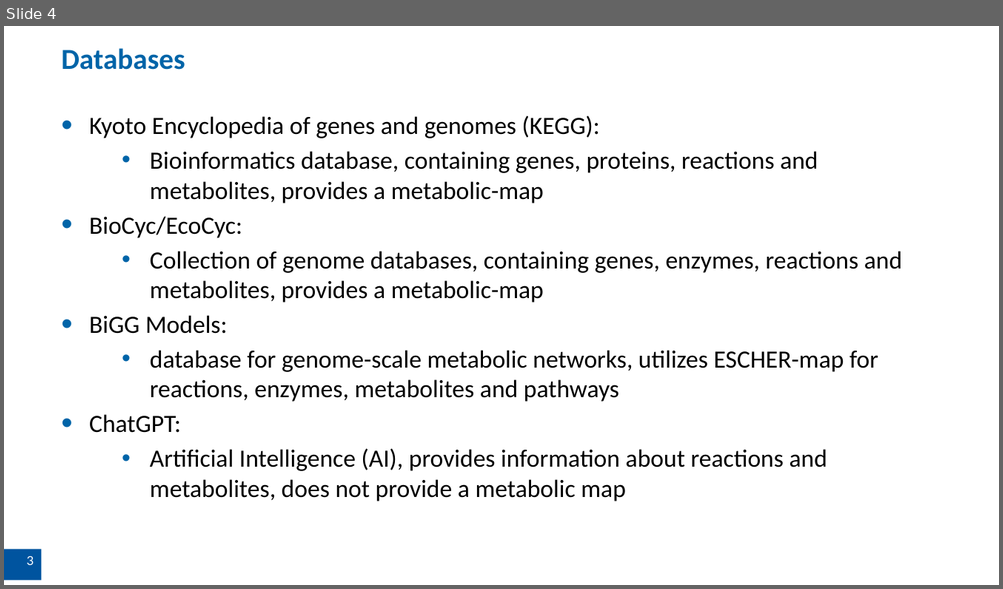
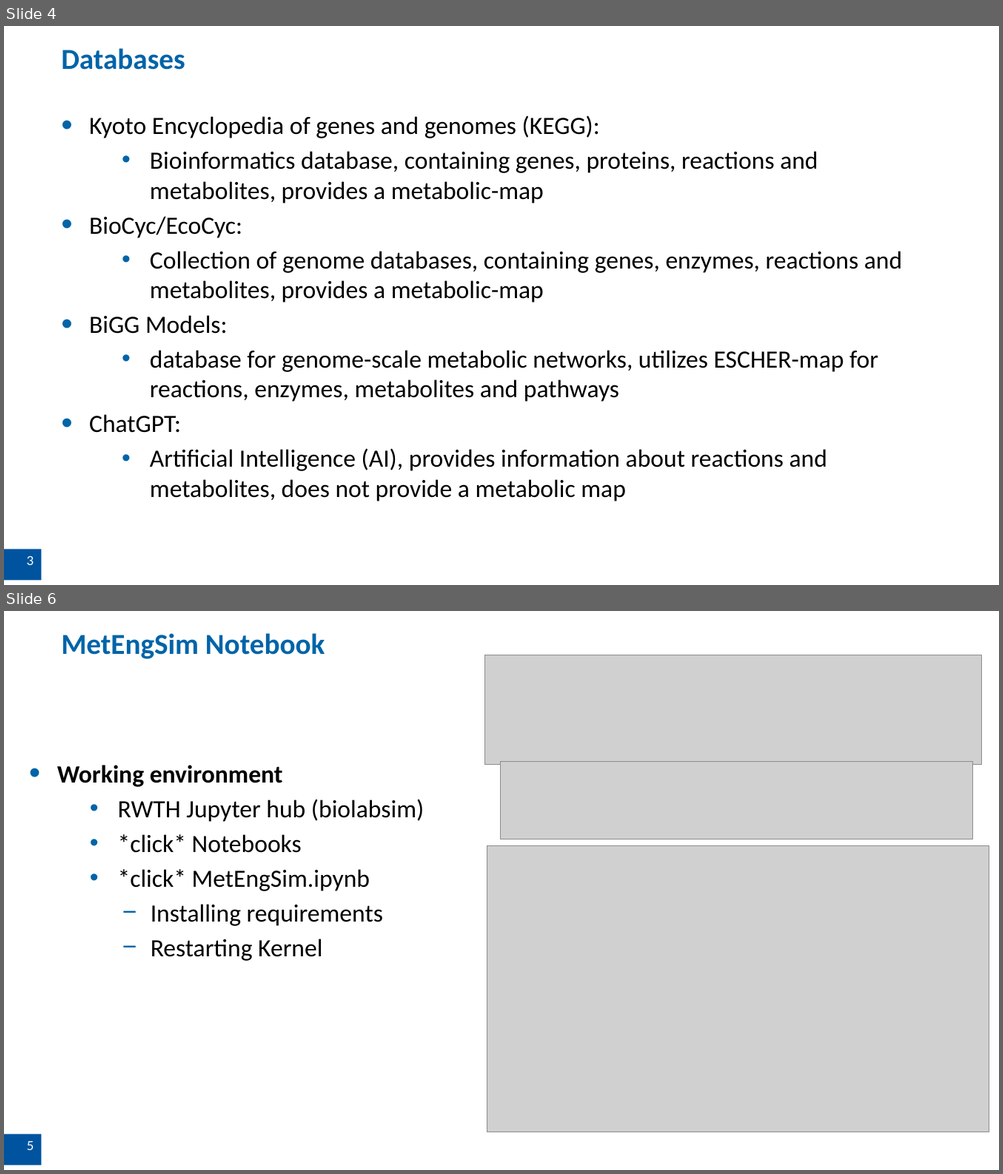
Before and after one commit to iAMB-RWTH-Aachen/BioLabSim, a slide deck: MetEngSim_Introduction.pptx. Shown one above the other, each under a label of ours: slide 4 before the commit, slides 4 and 6 after it; the slides between them are not shown. The pictures are 1003x589 and 1003x1174 pixels, drawn with LibreOffice and Linux fonts; fonts in the diff are those of the drawing; grey boxes stand for pictures; background and template pictures are left out. Boxes give left, top, right and bottom in pixels: in the first picture for what was removed or moved away, otherwise in the second. Text is boxed around its words. In the diff, an @@ line names an element or a change of style, - is before the commit and + after.

```diff
--- a/MetEngSim_Introduction.pptx
+++ b/MetEngSim_Introduction.pptx
@@ slide 6 added at [4, 611, 999, 1170], background #FFFFFF @@
@@ title added at [61, 633, 325, 659], 28 pt, text #0064A8, bold @@
+MetEngSim Notebook
@@ picture added at [485, 655, 982, 765] @@
@@ text added at [57, 765, 424, 961], 24 pt, text #000000 @@
+• Working environment
+  • RWTH Jupyter hub (biolabsim)
+  • *click* Notebooks
+  • *click* MetEngSim.ipynb
+    − Installing requirements
+    − Restarting Kernel
@@ picture added at [500, 762, 973, 840] @@
@@ picture added at [486, 846, 989, 1132] @@
@@ page number added at [4, 1135, 41, 1166], fill #00549F, 12 pt, text #FFFFFF @@
+5
```
Also in this commit, not shown: 6 slides changed.
